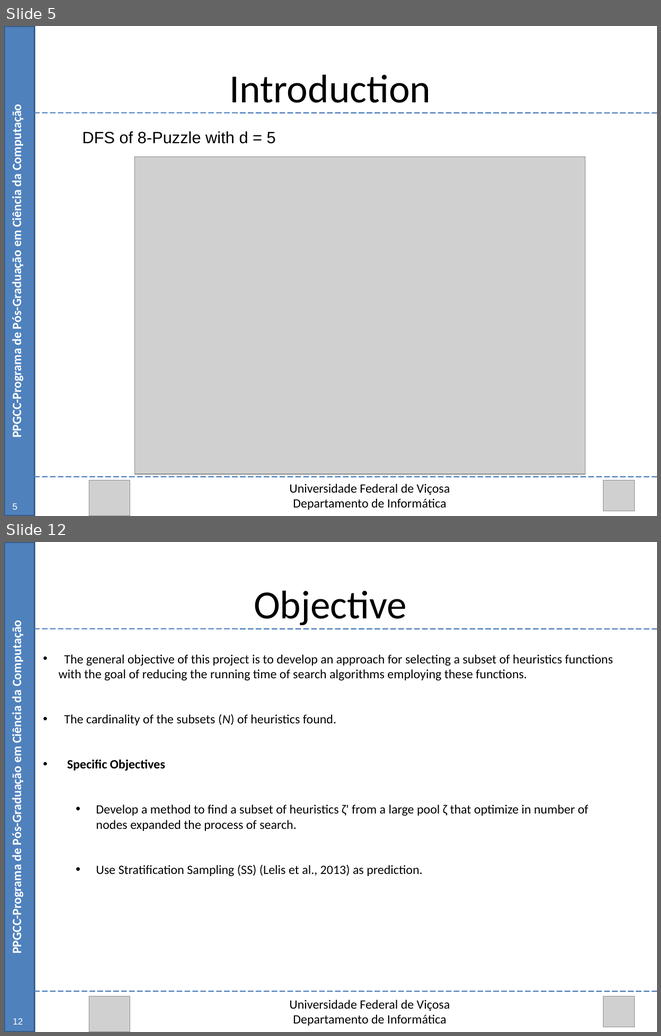
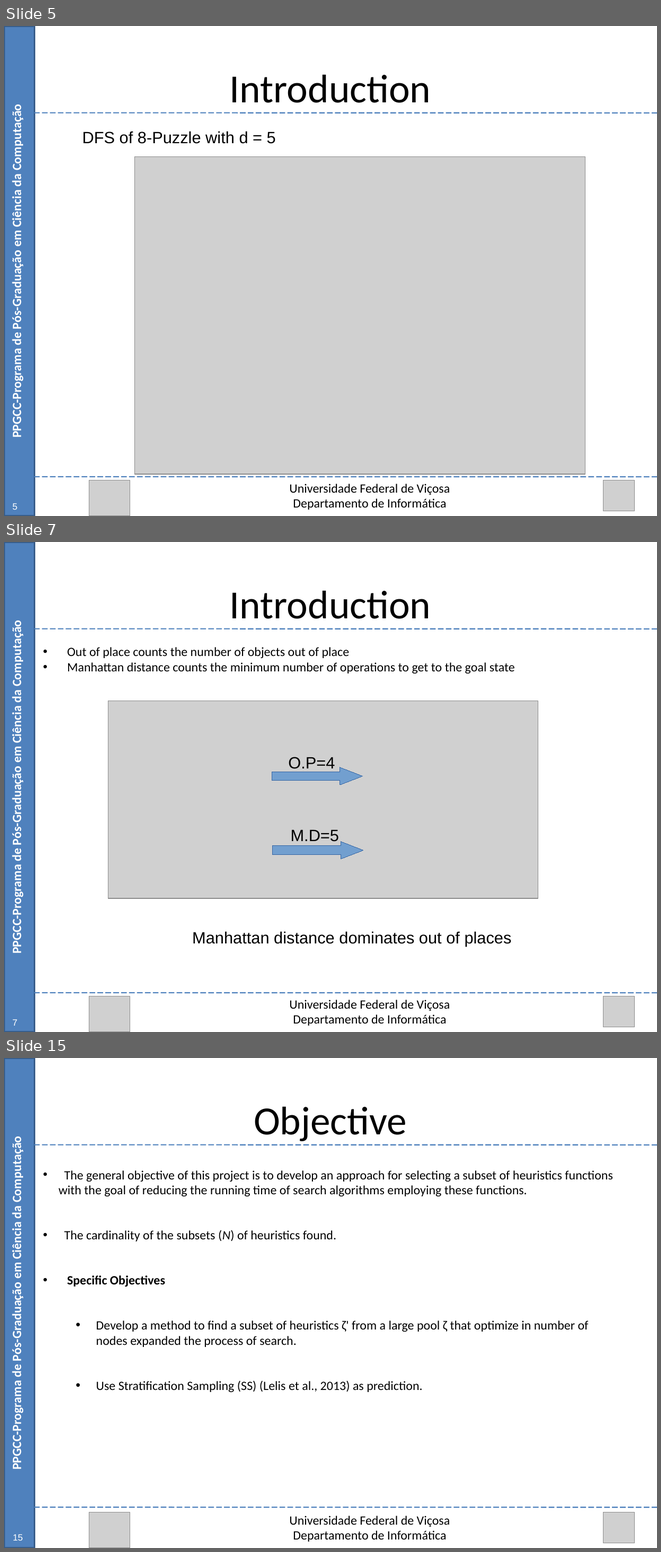
Before and after one commit to Marvinsky/research-marvin, a slide deck: latex/odp/selection heuristics.odp. Shown one above the other, each under a label of ours: slides 5 and 12 before the commit, slides 5, 7 and 15 after it; the slides between them are not shown. The pictures are 661x1036 and 661x1552 pixels, drawn with LibreOffice and Linux fonts; fonts in the diff are those of the drawing; grey boxes stand for pictures. Boxes give left, top, right and bottom in pixels: in the first picture for what was removed or moved away, otherwise in the second. Text is boxed around its words. In the diff, an @@ line names an element or a change of style, - is before the commit and + after.

```diff
--- a/latex/odp/selection heuristics.odp
+++ b/latex/odp/selection heuristics.odp
@@ slide 7 added at bbox=[4, 542, 657, 1032], background #FFFFFF @@
@@ rectangle added at bbox=[4, 542, 35, 1032], fill #4F81BD, outline #385D8A 2.01 pt @@
@@ text added at bbox=[230, 590, 431, 619], 44 pt, text #000000 @@
+Introduction
@@ text added at bbox=[9, 626, 24, 951], 14 pt, text #FFFFFF, bold @@
+PPGCC-Programa de Pós-Graduação em Ciência da Computação
@@ line added from (35, 629) to (657, 629), #4A7EBB 1.25 pt @@
@@ text added at bbox=[67, 647, 515, 673], 14 pt, text #000000 @@
+• Out of place counts the number of objects out of place
+• Manhattan distance counts the minimum number of operations to get to the goal state
@@ picture added at bbox=[108, 700, 538, 898] @@
@@ text added at bbox=[288, 757, 335, 769], 18 pt, text #000000 @@
+O.P=4
@@ right arrow added at bbox=[272, 767, 362, 785], fill #729FCF, outline #3465A4 0 pt @@
@@ right arrow added at bbox=[272, 841, 363, 859], fill #729FCF, outline #3465A4 0 pt @@
@@ text added at bbox=[291, 830, 339, 841], 18 pt, text #000000 @@
+M.D=5
@@ text added at bbox=[192, 931, 512, 946], 18 pt, text #000000 @@
+Manhattan distance dominates out of places
@@ line added from (35, 992) to (657, 992), #4A7EBB 1.25 pt @@
@@ picture added at bbox=[89, 996, 130, 1032] @@
@@ text added at bbox=[289, 999, 450, 1025], 14 pt, text #000000 @@
+Universidade Federal de Viçosa
+Departamento de Informática
@@ picture added at bbox=[603, 996, 634, 1026] @@
@@ page number added at bbox=[12, 1019, 18, 1025], 10 pt, text #FFFFFF @@
+7
@@ what was slide 12 is now slide 15 @@
@@ page number at bbox=[13, 1534, 23, 1540]: text changed @@
-12
+15
```
Also in this commit, not shown: 10 slides changed, 1 other slide added.
